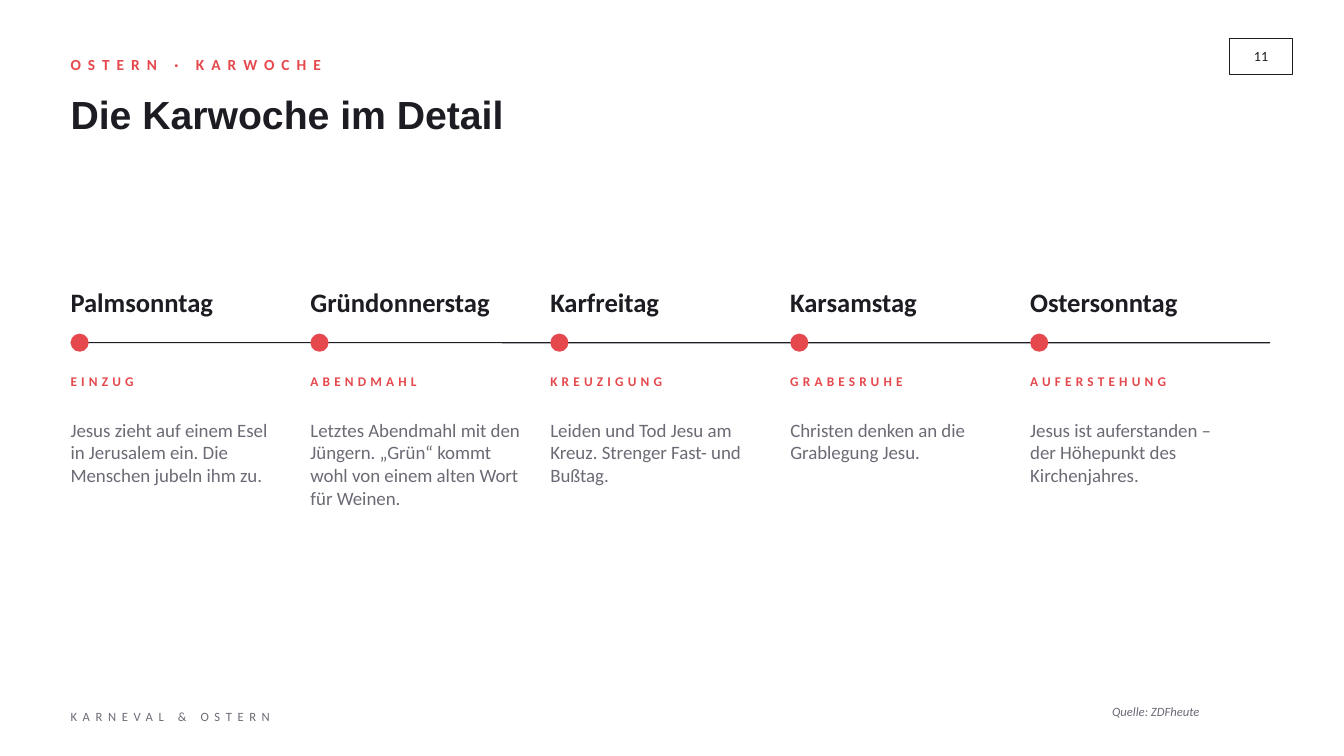
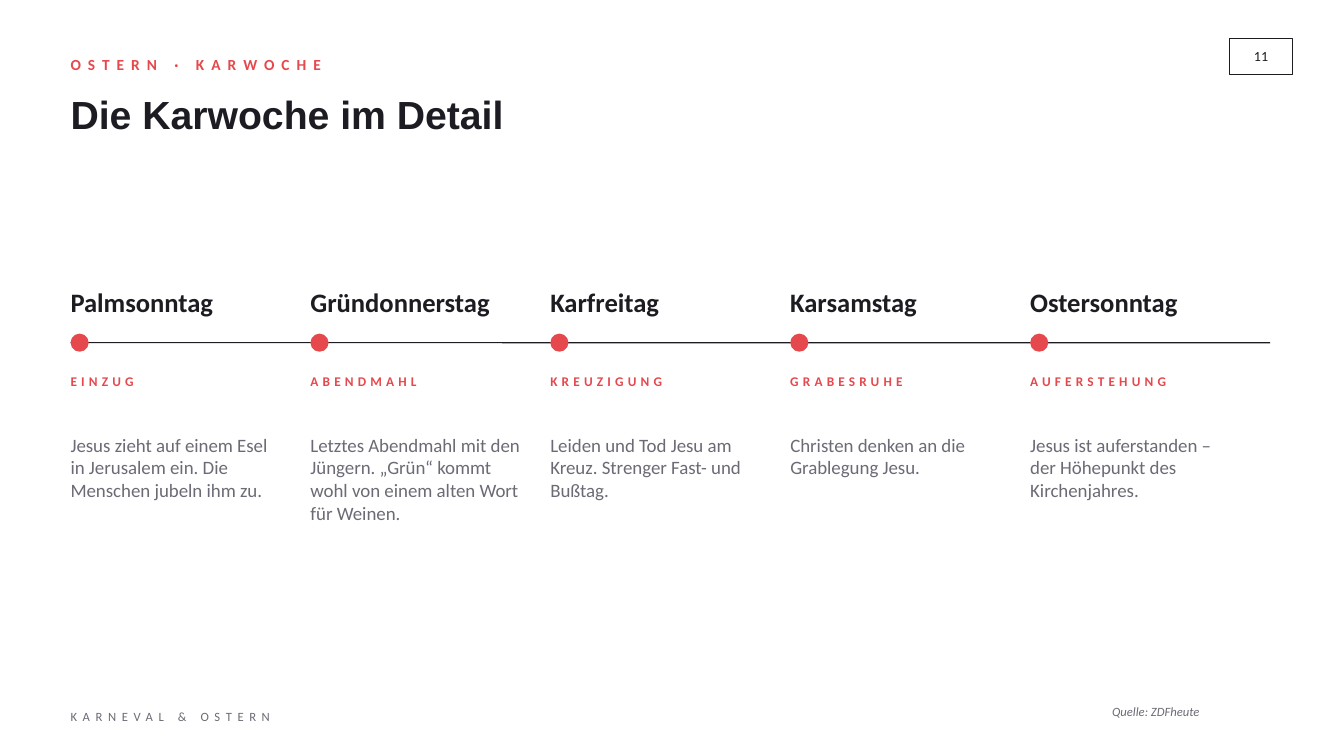
Before and after one commit to Flxrian/Erinnerung, a slide deck: slide 11 of Karneval_und_Ostern.pptx. Drawn at 1344x756 pixels with LibreOffice and Linux fonts; fonts in the diff are those of the drawing. Boxes give left, top, right and bottom in pixels: in the first picture for what was removed or moved away, otherwise in the second. Text is boxed around its words. In the diff, an @@ line names an element or a change of style, - is before the commit and + after.

```diff
--- a/Karneval_und_Ostern.pptx
+++ b/Karneval_und_Ostern.pptx
@@ text "Jesus zieht auf einem Esel ...": place and size @@
-text "Jesus zieht auf einem Esel ..." at [71,424,267,485]
+text "Jesus zieht auf einem Esel ..." at [71,439,267,500]
@@ text "Letztes Abendmahl mit den Jüngern. ...": place and size @@
-text "Letztes Abendmahl mit den Jüngern. ..." at [310,424,520,505]
+text "Letztes Abendmahl mit den Jüngern. ..." at [310,439,520,520]
@@ text "Leiden und Tod Jesu am ...": place and size @@
-text "Leiden und Tod Jesu am ..." at [550,424,741,485]
+text "Leiden und Tod Jesu am ..." at [550,439,741,500]
@@ text "Christen denken an die Grablegung ...": place and size @@
-text "Christen denken an die Grablegung ..." at [790,424,965,462]
+text "Christen denken an die Grablegung ..." at [790,439,965,477]
@@ text "Jesus ist auferstanden – der ...": place and size @@
-text "Jesus ist auferstanden – der ..." at [1030,424,1197,485]
+text "Jesus ist auferstanden – der ..." at [1030,439,1197,500]
```
Also in this commit, not shown: 4 other slides changed.
